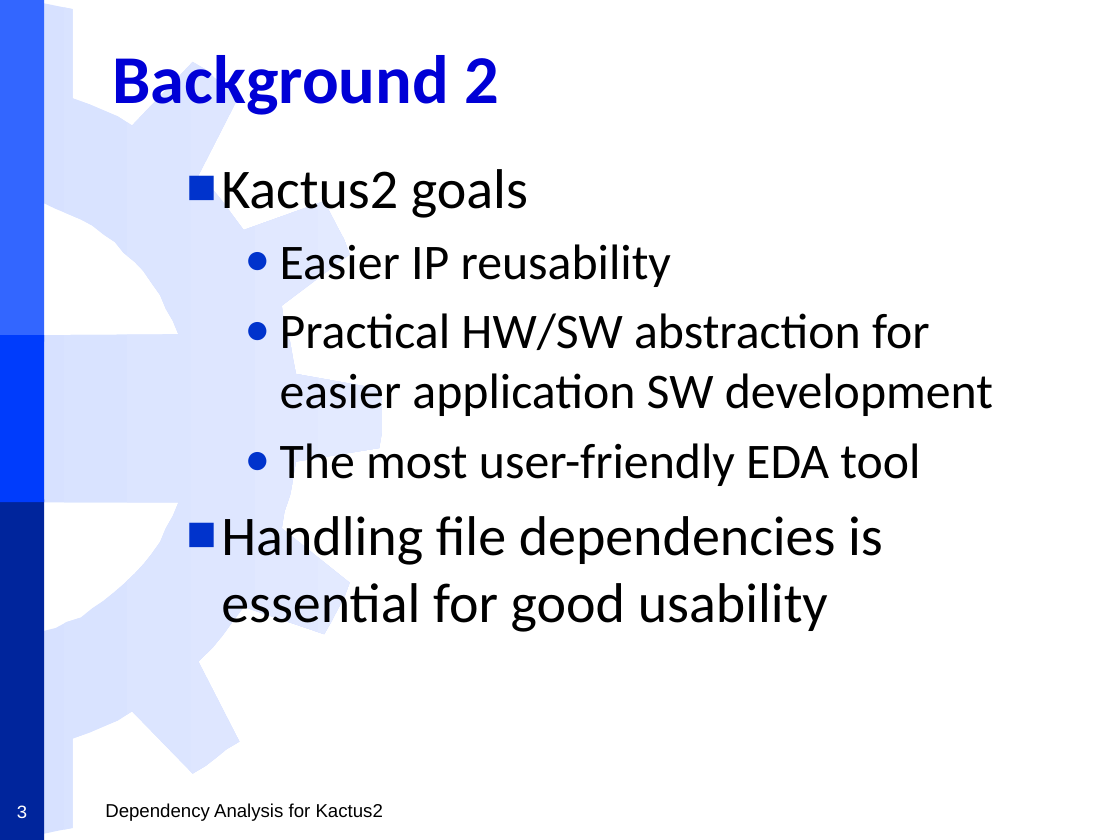
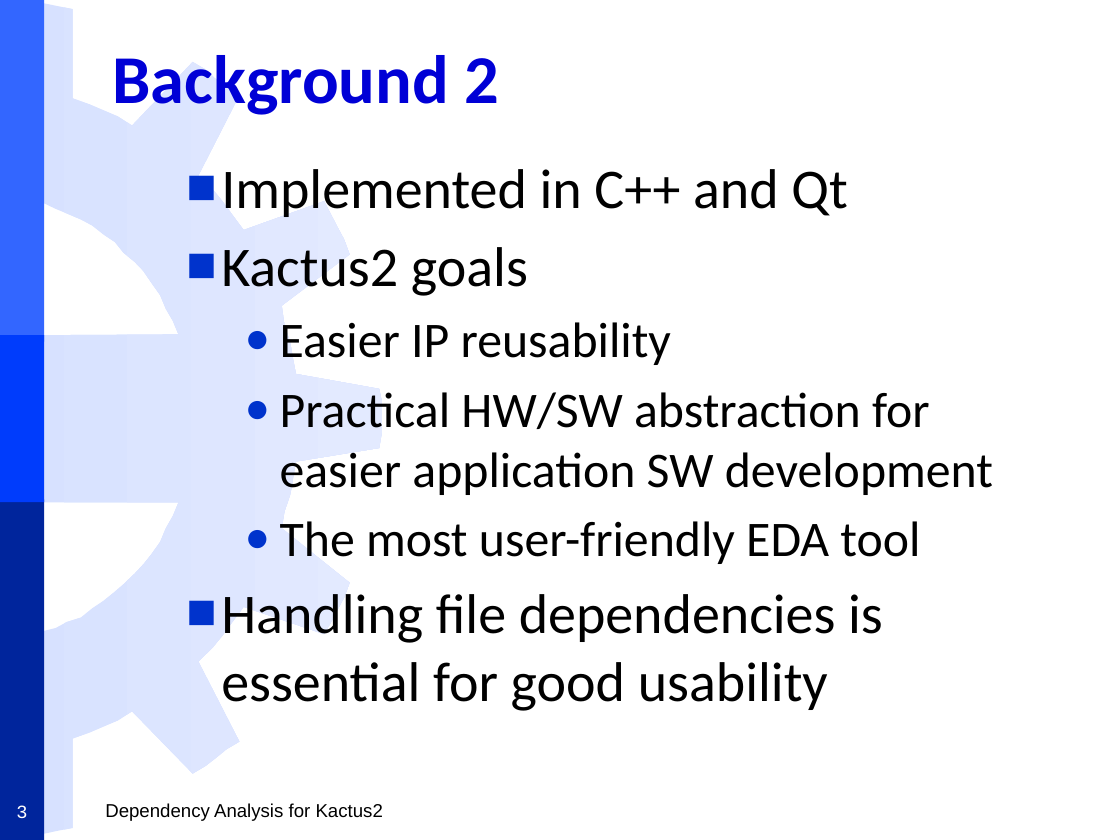
Before and after one commit to darwinbeing/kactus2all, a slide deck: slide 3 of Administrative/Project Plan Slides.pptx. Drawn at 1120x840 pixels with LibreOffice and Linux fonts; fonts in the diff are those of the drawing; background and template pictures are left out. Boxes give left, top, right and bottom in pixels: in the first picture for what was removed or moved away, otherwise in the second. Text is boxed around its words. In the diff, an @@ line names an element or a change of style, - is before the commit and + after.

Commit message:
Updated the presentation slides and made a pdf version.

```diff
--- a/Administrative/Project Plan Slides.pptx
+++ b/Administrative/Project Plan Slides.pptx
@@ text at <box>221,169,847,217</box>: paragraph added @@
+■ Implemented in C++ and Qt
```
Also in this commit, not shown: 1 other file.
